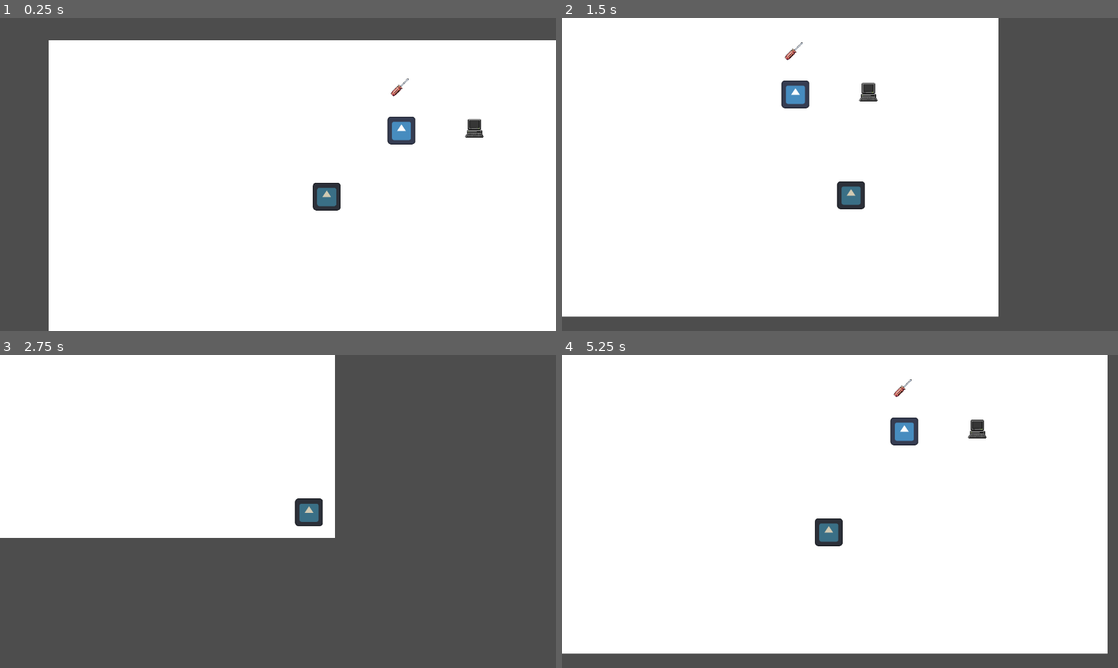
Above: before the commit, frames 1-4 (two rows, left to right).
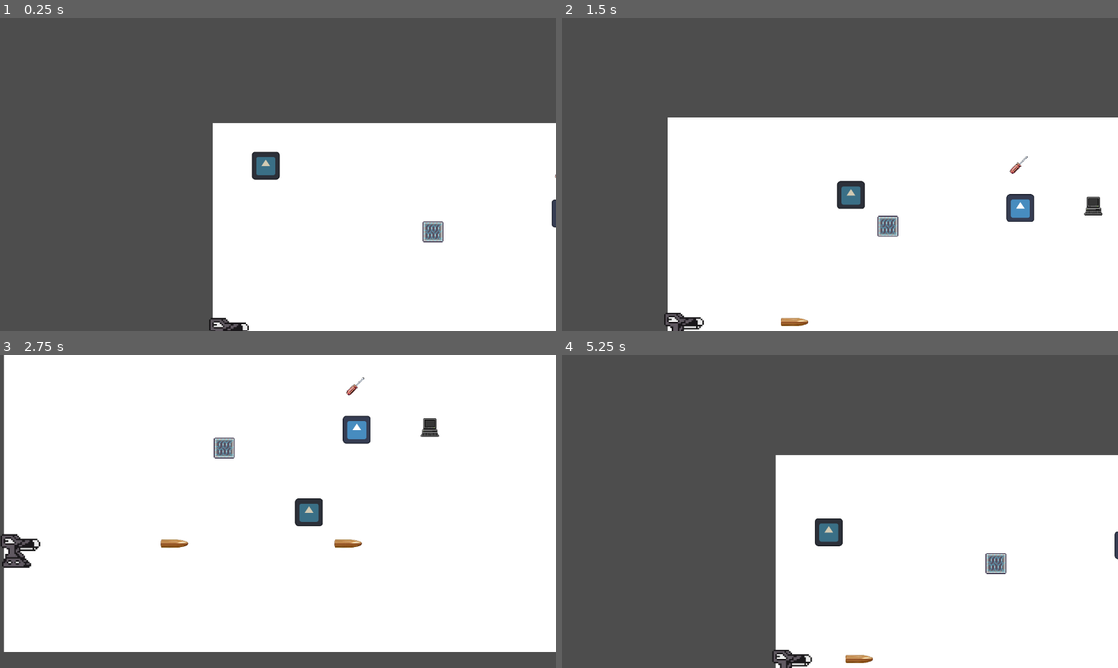
Above: after the commit, the same moments.

Repository: randellsoteo/PixelRig-Showcase
Game: Godot game, scene res://world.tscn
Same seed, same stepped clock (60 frames per second), same inputs: the game is played once before the commit and once after it. The engine's default icon, where the game draws it, is replaced by a stand-in: a white triangle on a blue panel in a dark square.
Inputs:
- Up to frame 1 (0.25 s): no input
- Up to frame 2 (1.5 s): tap Enter (ui_accept) at 0.5, 0.77 s; hold D (Right) 0.53-1.28 s; tap E (Interact) at 0.6, 1.35 s; hold S (Down) from 1.28 s (still down)
- Up to frame 3 (2.75 s): tap Enter (ui_accept) at 1.52 s; release S (Down) at 2.03 s; hold D (Right) from 2.03 s (still down); tap E (Interact) at 2.1 s
- Up to frame 4 (5.25 s): release D (Right) at 2.78 s; hold W (Up) 2.78-3.53 s; tap E (Interact) every 0.75 s from 2.85 to 5.1 s; tap Enter (ui_accept) at 3.02, 3.77, 4.52 s; hold A (Left) 3.53-5.03 s; hold S (Down) from 5.03 s (still down)

The runs differ from the first frame. In frame 1, 46% of the frame differs, in the area x 8-100%, y 7-100%; in frame 2, 54%; in frame 3, 60%; in frame 4, 60%, in the area x 0-100%, y 0-100%.

Commit message:
added checkpoint, projectile collision with player health manipulation

Diff:
--- /dev/null
+++ b/pixelrig-ai/checkpoint.gd
@@ -0,0 +1,7 @@
+extends StaticBody2D
+
+func interact():
+	var world = get_tree().current_scene
+	if world and world.has_method("set_spawn_point"):
+		world.set_spawn_point(global_position)
+		print("✅ Checkpoint activated at:", global_position)
--- /dev/null
+++ b/pixelrig-ai/checkpoint.tscn
@@ -0,0 +1,16 @@
+[gd_scene load_steps=4 format=3 uid="uid://cb870han1j5p4"]
+
+[ext_resource type="Script" uid="uid://bnufivgjn1yr8" path="res://checkpoint.gd" id="1_luqgl"]
+[ext_resource type="Texture2D" uid="uid://hk2uilcknbi2" path="res://Martian_Conduit_Plating_(placed).png" id="2_r6hke"]
+
+[sub_resource type="CircleShape2D" id="CircleShape2D_r6hke"]
+radius = 33.9411
+
+[node name="Checkpoint" type="StaticBody2D"]
+script = ExtResource("1_luqgl")
+
+[node name="Sprite2D" type="Sprite2D" parent="."]
+texture = ExtResource("2_r6hke")
+
+[node name="CollisionShape2D" type="CollisionShape2D" parent="."]
+shape = SubResource("CircleShape2D_r6hke")
--- a/pixelrig-ai/player.gd
+++ b/pixelrig-ai/player.gd
@@ -4,6 +4,26 @@
 @export var interact_distance: float = 50.0
 
 var can_move: bool = true  # blocks movement when true
+var health: int = 3  # starting HP
+
+func take_damage(amount: int) -> void:
+	health -= amount
+	print("Player HP:", health)
+
+	if health <= 0:
+		die()
+
+func die() -> void:
+	print("💀 Player is dead")
+
+	# Find the world and call respawn
+	var world = get_tree().current_scene
+	if world and world.has_method("respawn_player"):
+		world.respawn_player()
+
+	# Reset health
+	health = 3
+
 
 func _physics_process(delta):
 	if not can_move:
--- /dev/null
+++ b/pixelrig-ai/projectile.gd
@@ -0,0 +1,19 @@
+extends Area2D
+
+@export var speed: float = 400.0
+var direction: Vector2 = Vector2.RIGHT
+
+func _physics_process(delta: float) -> void:
+	global_position += direction * speed * delta
+
+func _on_visible_on_screen_notifier_2d_screen_exited() -> void:
+	queue_free()
+
+# Detect collision with Player or other bodies
+func _on_body_entered(body: Node) -> void:
+	if body.is_in_group("player"):  # safer to use groups
+		print("Hit the player!")
+		# Example: reduce health if you have an HP system
+		if body.has_method("take_damage"):
+			body.take_damage(1)
+			queue_free()  # bullet disappears on impact
--- /dev/null
+++ b/pixelrig-ai/projectile.tscn
@@ -0,0 +1,24 @@
+[gd_scene load_steps=4 format=3 uid="uid://blk42hgh3rpoo"]
+
+[ext_resource type="Script" uid="uid://cgnh57noehng4" path="res://projectile.gd" id="1_qxf0c"]
+[ext_resource type="Texture2D" uid="uid://b4d22hvsatx8t" path="res://images-removebg-preview.png" id="2_dgwo2"]
+
+[sub_resource type="RectangleShape2D" id="RectangleShape2D_qxf0c"]
+size = Vector2(312, 96)
+
+[node name="Projectile" type="Area2D"]
+script = ExtResource("1_qxf0c")
+
+[node name="CollisionShape2D" type="CollisionShape2D" parent="."]
+position = Vector2(0, -1)
+scale = Vector2(0.2, 0.2)
+shape = SubResource("RectangleShape2D_qxf0c")
+
+[node name="Sprite2D" type="Sprite2D" parent="."]
+scale = Vector2(0.2, 0.2)
+texture = ExtResource("2_dgwo2")
+
+[node name="VisibleOnScreenNotifier2D" type="VisibleOnScreenNotifier2D" parent="."]
+
+[connection signal="body_entered" from="." to="." method="_on_body_entered"]
+[connection signal="screen_exited" from="VisibleOnScreenNotifier2D" to="." method="_on_visible_on_screen_notifier_2d_screen_exited"]
--- /dev/null
+++ b/pixelrig-ai/shooter.gd
@@ -0,0 +1,19 @@
+extends Node2D
+
+@export var projectile_scene: PackedScene
+@export var fire_interval: float = 1.5
+@export var fire_direction: Vector2 = Vector2.RIGHT
+
+@onready var shoot_timer: Timer = $ShootTimer
+
+func _ready() -> void:
+	shoot_timer.wait_time = fire_interval
+	shoot_timer.timeout.connect(_on_shoot_timer_timeout)
+	shoot_timer.start()
+
+func _on_shoot_timer_timeout() -> void:
+	if projectile_scene:
+		var projectile = projectile_scene.instantiate()
+		get_parent().add_child(projectile)
+		projectile.global_position = global_position
+		projectile.direction = fire_direction.normalized()
--- /dev/null
+++ b/pixelrig-ai/shooter.tscn
@@ -0,0 +1,21 @@
+[gd_scene load_steps=4 format=3 uid="uid://cfyuw72hl38nd"]
+
+[ext_resource type="Script" uid="uid://cwda2ivuwn4b6" path="res://shooter.gd" id="1_q4aig"]
+[ext_resource type="Texture2D" uid="uid://b0renmrhdb7o2" path="res://images-removebg-preview (1).png" id="2_jquju"]
+
+[sub_resource type="RectangleShape2D" id="RectangleShape2D_jquju"]
+size = Vector2(181, 160)
+
+[node name="Shooter" type="StaticBody2D"]
+script = ExtResource("1_q4aig")
+
+[node name="Sprite2D" type="Sprite2D" parent="."]
+position = Vector2(-123, 32)
+texture = ExtResource("2_jquju")
+flip_h = true
+
+[node name="ShootTimer" type="Timer" parent="."]
+
+[node name="CollisionShape2D" type="CollisionShape2D" parent="."]
+position = Vector2(-109.5, 30)
+shape = SubResource("RectangleShape2D_jquju")
--- a/pixelrig-ai/world.gd
+++ b/pixelrig-ai/world.gd
@@ -1,8 +1,26 @@
 extends Node2D
 
+var spawn_point: Vector2
+
 func _ready():
-	# Get window size
-	var screen_size = get_viewport_rect().size
+	var player = $Player
+	# Try to find PlayerStart marker
+	if has_node("PlayerStart"):
+		var player_start = $PlayerStart
+		spawn_point = player_start.global_position
+	else:
+		# fallback to player’s current position
+		spawn_point = player.global_position
 
-	# Place player at the center
-	$Player.position = screen_size / 2
+	# place player at spawn point
+	player.global_position = spawn_point
+
+func respawn_player():
+	var player = $Player
+	player.global_position = spawn_point
+	if player.has_variable("health"):
+		player.health = 3  # reset health if player has health var
+	print("🔄 Respawned at:", spawn_point)
+
+func set_spawn_point(new_point: Vector2):
+	spawn_point = new_point
--- a/pixelrig-ai/world.tscn
+++ b/pixelrig-ai/world.tscn
@@ -8,6 +8,9 @@
 [ext_resource type="Script" uid="uid://bxy6c1qx4dxeq" path="res://quiz_ui.gd" id="6_dwbse"]
 [ext_resource type="PackedScene" uid="uid://dx5vuu1noee2i" path="res://quizmaster.tscn" id="7_pkg7o"]
 [ext_resource type="PackedScene" uid="uid://oc4d7qawurv6" path="res://terminal_ui.tscn" id="8_gbfbk"]
+[ext_resource type="PackedScene" uid="uid://cfyuw72hl38nd" path="res://shooter.tscn" id="9_ioo17"]
+[ext_resource type="PackedScene" uid="uid://blk42hgh3rpoo" path="res://projectile.tscn" id="10_wse8f"]
+[ext_resource type="PackedScene" uid="uid://cb870han1j5p4" path="res://checkpoint.tscn" id="11_ic0uy"]
 
 [sub_resource type="RectangleShape2D" id="RectangleShape2D_fj7yv"]
 size = Vector2(1280, 20)
@@ -29,7 +32,7 @@
 scale = Vector2(6.4, 3.595)
 texture = ExtResource("3_tlwt5")
 
-[node name="Player" parent="." instance=ExtResource("1_f3sb7")]
+[node name="Player" parent="." groups=["player"] instance=ExtResource("1_f3sb7")]
 modulate = Color(0.822726, 0.792002, 0.699268, 1)
 position = Vector2(226, 173)
 
@@ -129,3 +132,15 @@
 position = Vector2(812, 208)
 
 [node name="TerminalUI" parent="." instance=ExtResource("8_gbfbk")]
+
+[node name="Shooter" parent="." instance=ExtResource("9_ioo17")]
+position = Vector2(92, 471)
+scale = Vector2(0.5, 0.5)
+projectile_scene = ExtResource("10_wse8f")
+fire_interval = 1.0
+
+[node name="PlayerStart" type="Marker2D" parent="."]
+position = Vector2(122, 98)
+
+[node name="Checkpoint" parent="." instance=ExtResource("11_ic0uy")]
+position = Vector2(507, 250)
Not shown, added: pixelrig-ai/checkpoint.gd.uid
Binary file added: pixelrig-ai/images-removebg-preview (1).png
Not shown, added: pixelrig-ai/images-removebg-preview (1).png.import
Binary file added: pixelrig-ai/images-removebg-preview.png
Not shown, added: pixelrig-ai/images-removebg-preview.png.import
Not shown, added: pixelrig-ai/projectile.gd.uid
Not shown, added: pixelrig-ai/shooter.gd.uid
Not shown: 1 places in pixelrig-ai/world.tscn that only renumber resources
